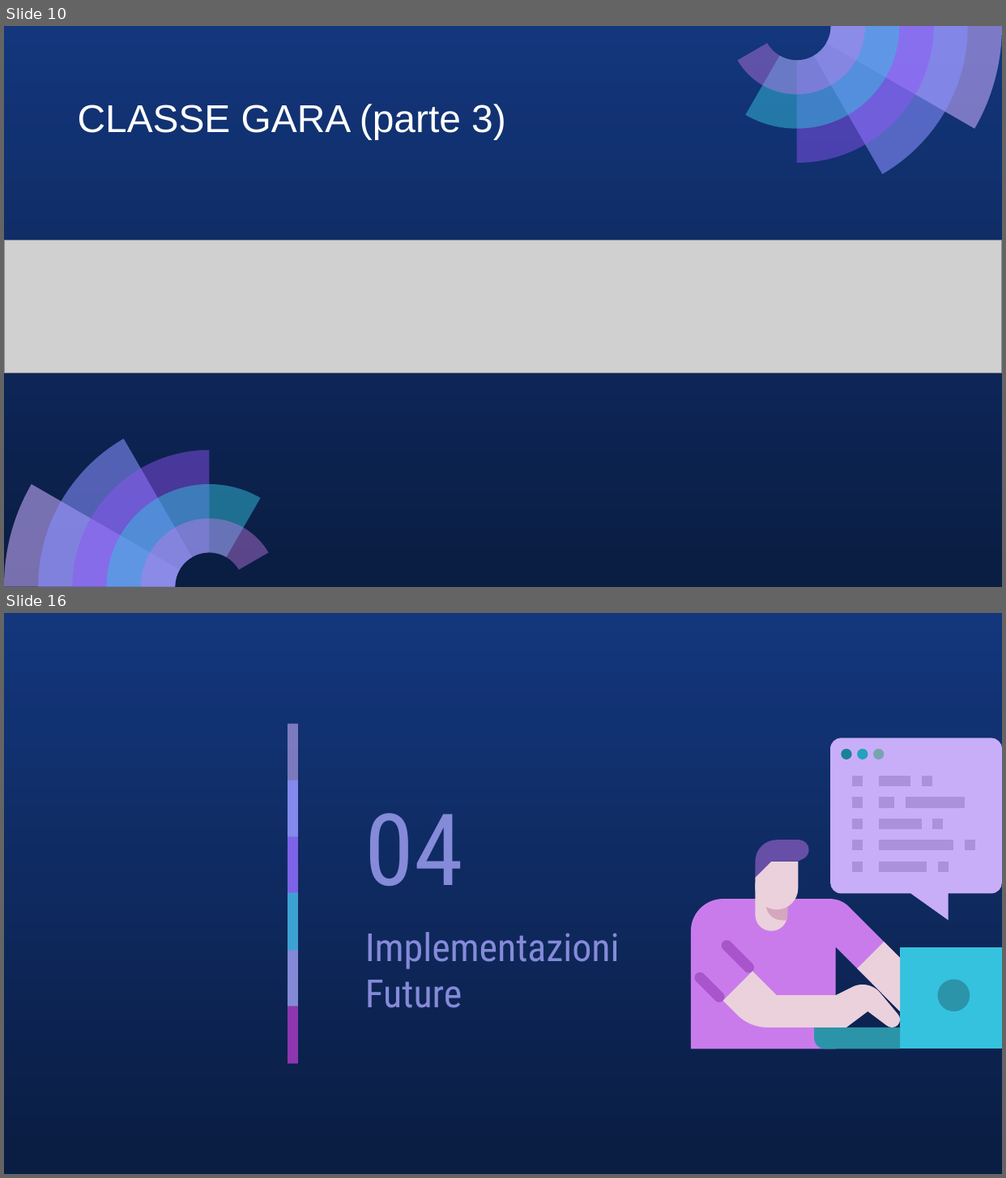
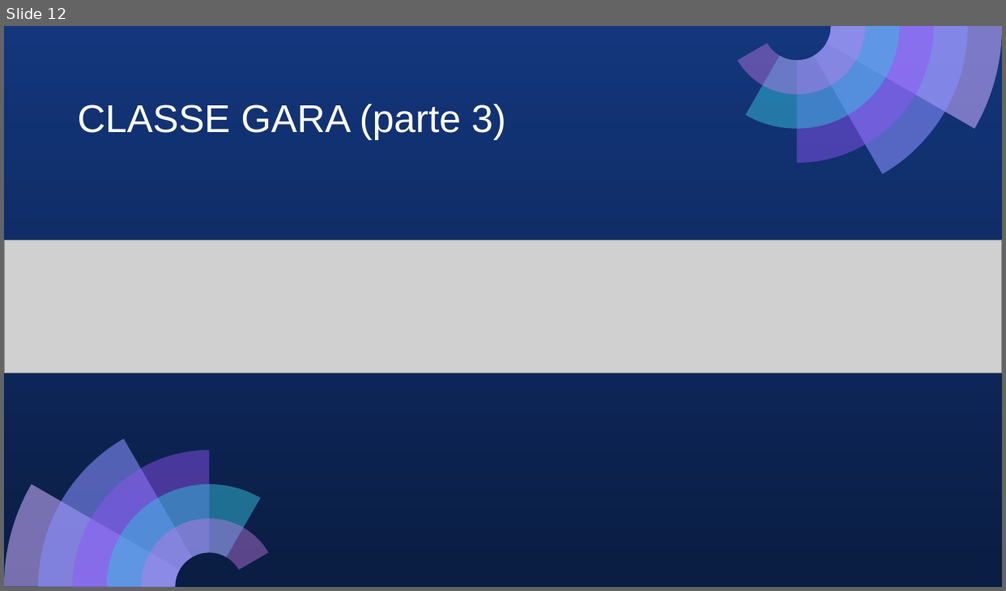
Before and after one commit to LorenzoBastianelli/Progetto_Maratona, a slide deck: File/ProgettoMaratonaBastianelli_Fiore.pptx. Shown one above the other, each under a label of ours: slides 10 and 16 before the commit, slide 12 after it; the slides between them are not shown. The pictures are 1006x1178 and 1006x591 pixels, drawn with LibreOffice and Linux fonts; fonts in the diff are those of the drawing; grey boxes stand for pictures. Boxes give left, top, right and bottom in pixels: in the first picture for what was removed or moved away, otherwise in the second. Text is boxed around its words. In the diff, an @@ line names an element or a change of style, - is before the commit and + after.

```diff
--- a/File/ProgettoMaratonaBastianelli_Fiore.pptx
+++ b/File/ProgettoMaratonaBastianelli_Fiore.pptx
@@ slide 16 removed at (4,613,1002,1174), background gradient #13367C to #0A1D42 @@
@@ group removed at (691,738,1002,1050): 31 freeform shapes @@
@@ title removed at (365,813,463,886) @@
-04
@@ title removed at (365,932,620,1008) @@
-Implementazioni
-Future
@@ group removed at (288,724,297,1064): 6 rectangles @@
@@ what was slide 10 is now slide 12 @@
```
Also in this commit, not shown: 3 slides changed, 5 slides added, 4 other slides removed, 3 other files.
